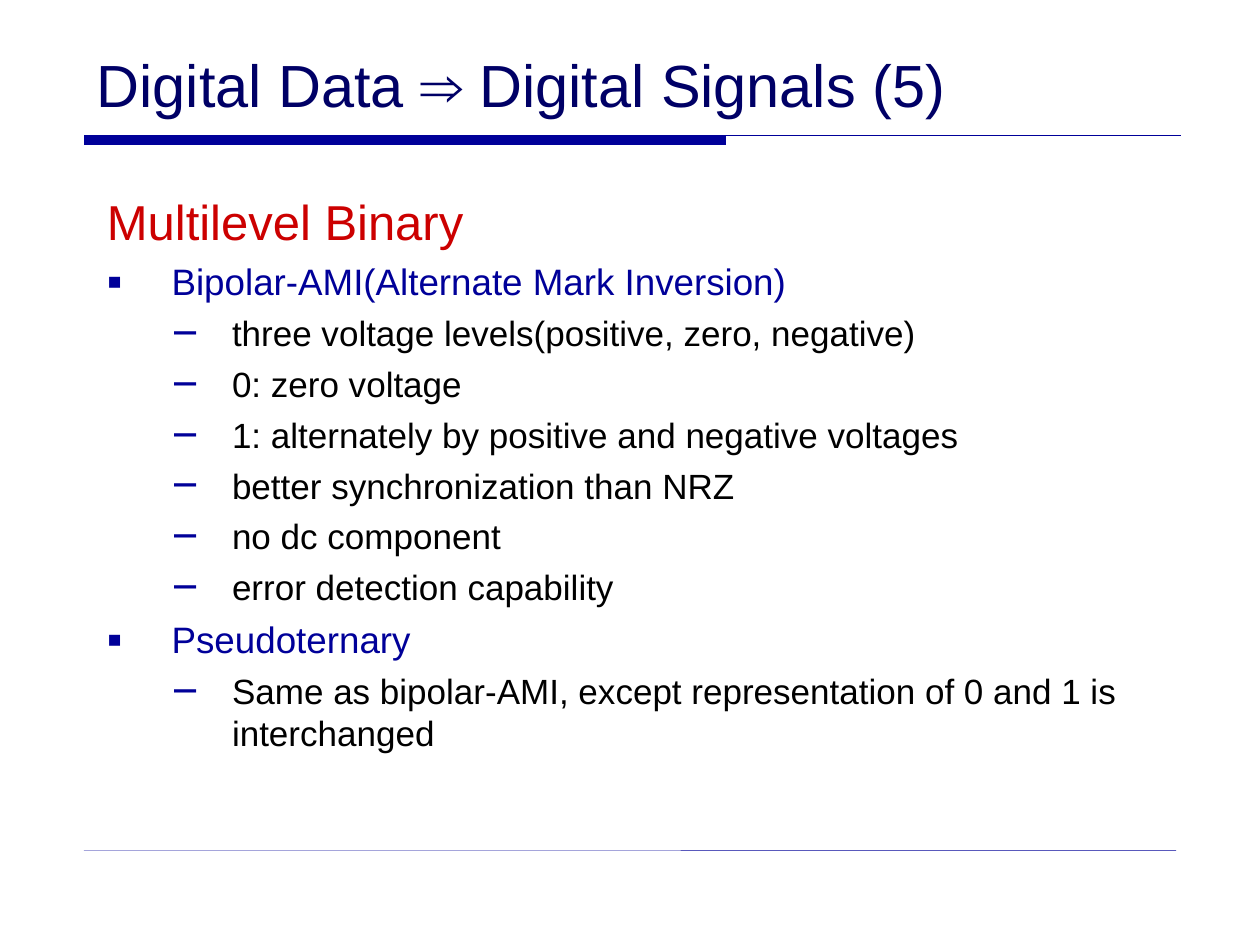
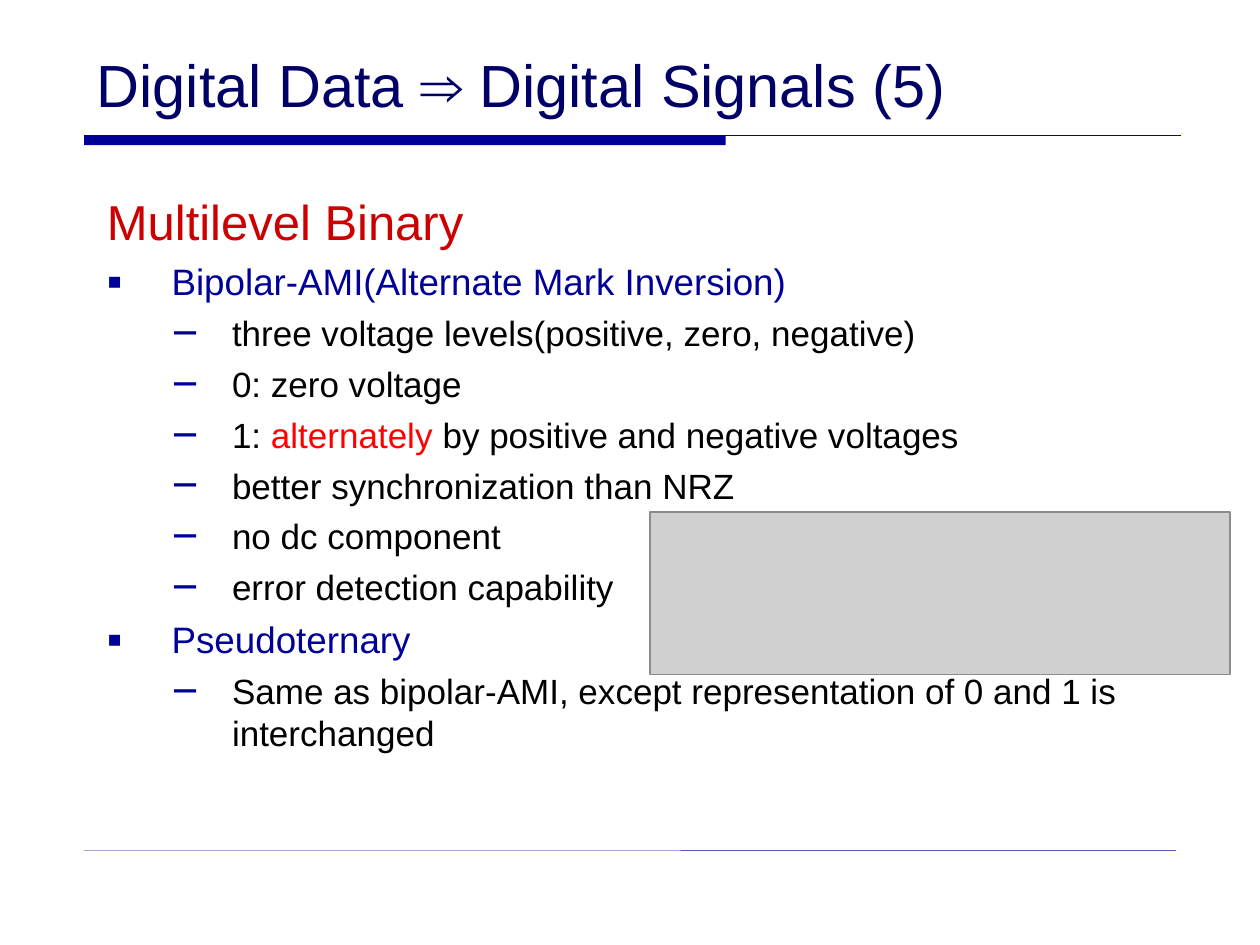
Before and after one commit to hallow92/study, a slide deck: slide 7 of 2014-1/데통/chap5_0315.ppt. Drawn at 1260x945 pixels with LibreOffice and Linux fonts; fonts in the diff are those of the drawing; grey boxes stand for pictures; background and template pictures are left out. Boxes give left, top, right and bottom in pixels: in the first picture for what was removed or moved away, otherwise in the second. Text is boxed around its words. In the diff, an @@ line names an element or a change of style, - is before the commit and + after.

```diff
--- a/2014-1/데통/chap5_0315.ppt
+++ b/2014-1/데통/chap5_0315.ppt
@@ text at box(232, 422, 958, 455): text colour #000000 to #FF0000 in "alternately" @@
@@ picture added at box(650, 512, 1230, 674) @@
```
Also in this commit, not shown: 33 other slides changed.
